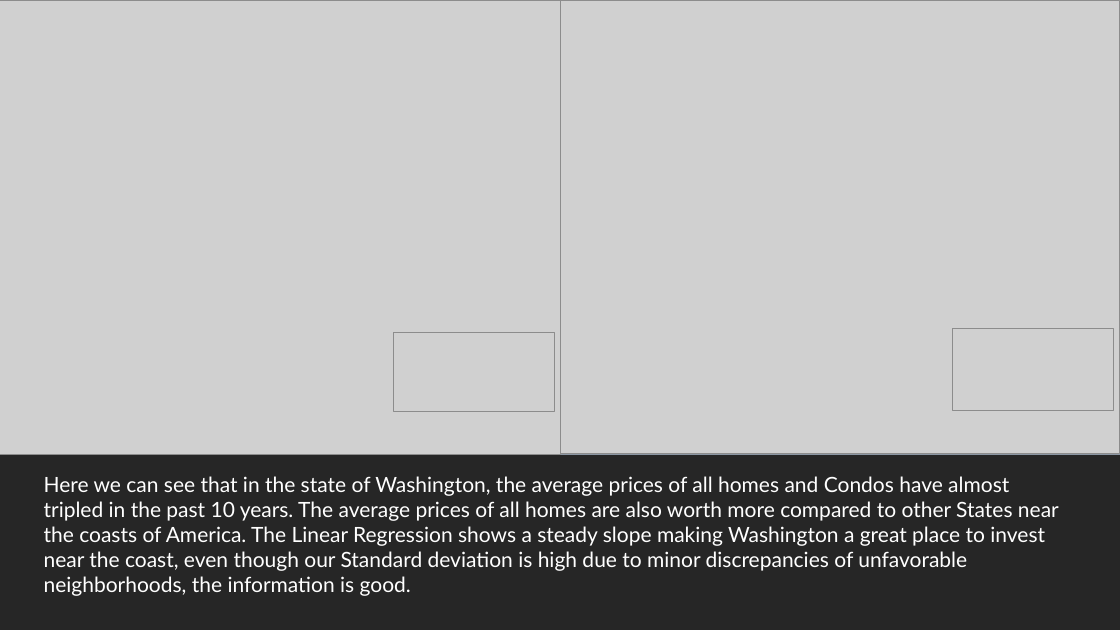
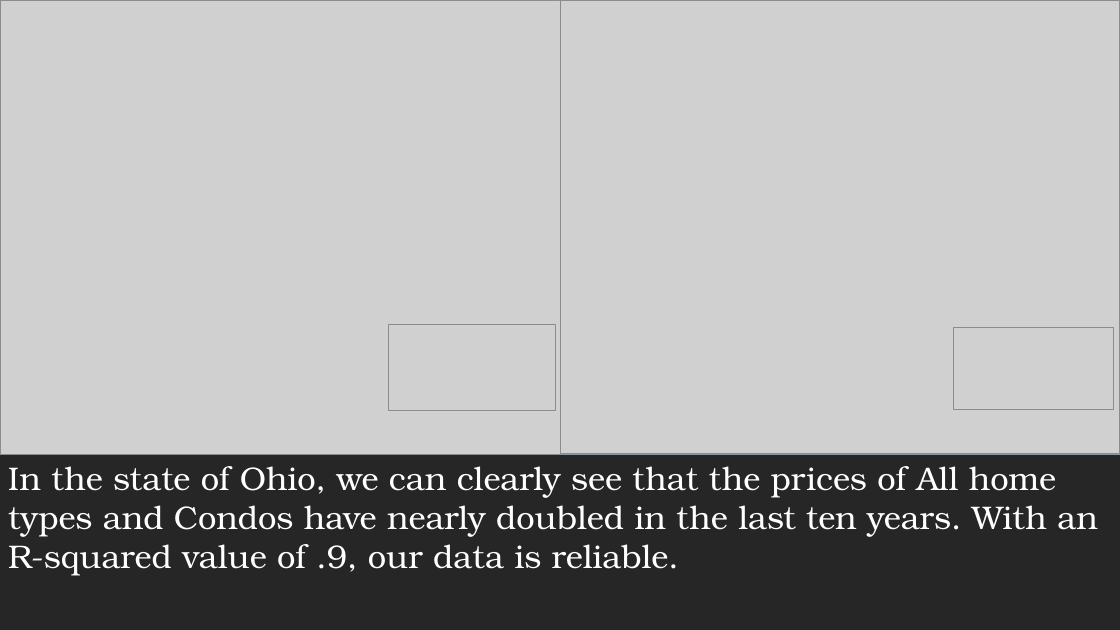
Before and after one commit to Arnawutu/Project1Group10, a slide deck: slide 14 of Main_Data/Nasdaq Real Estate Data Cleaning.pptx (slide 6 before the commit). Drawn at 1120x630 pixels with LibreOffice and Linux fonts; fonts in the diff are those of the drawing; grey boxes stand for pictures. Boxes give left, top, right and bottom in pixels: in the first picture for what was removed or moved away, otherwise in the second. Text is boxed around its words. In the diff, an @@ line names an element or a change of style, - is before the commit and + after.

```diff
--- a/Main_Data/Nasdaq Real Estate Data Cleaning.pptx
+++ b/Main_Data/Nasdaq Real Estate Data Cleaning.pptx
@@ picture: place and size @@
-picture at box(393, 332, 555, 412)
+picture at box(388, 324, 555, 410)
@@ text at box(8, 466, 1097, 576): text changed; size 18 to 28 pt; font Lato to TeX Gyre Bonum @@
-Here we can see that in the state of Washington, the average prices of all homes and Condos have almost tripled in the past 10 years. The average prices of all homes are also worth more compared to other States near the coasts of America. The Linear Regression shows a steady slope making Washington a great place to invest near the coast, even though our Standard deviation is high due to minor discrepancies of unfavorable neighborhoods, the information is good.
+In the state of Ohio, we can clearly see that the prices of All home types and Condos have nearly doubled in the last ten years. With an R-squared value of .9, our data is reliable.
```
Also in this commit, not shown: 6 other slides changed, 11 slides added, 2 slides removed, 1 other file.
